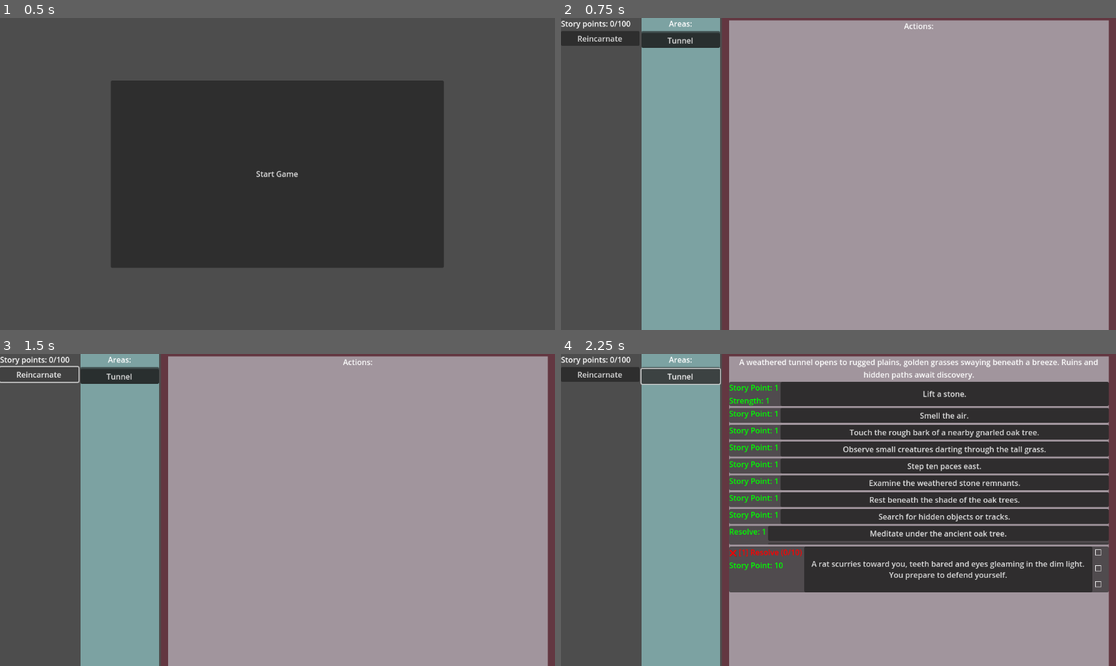
Above: before the commit, frames 1-4 (two rows, left to right).
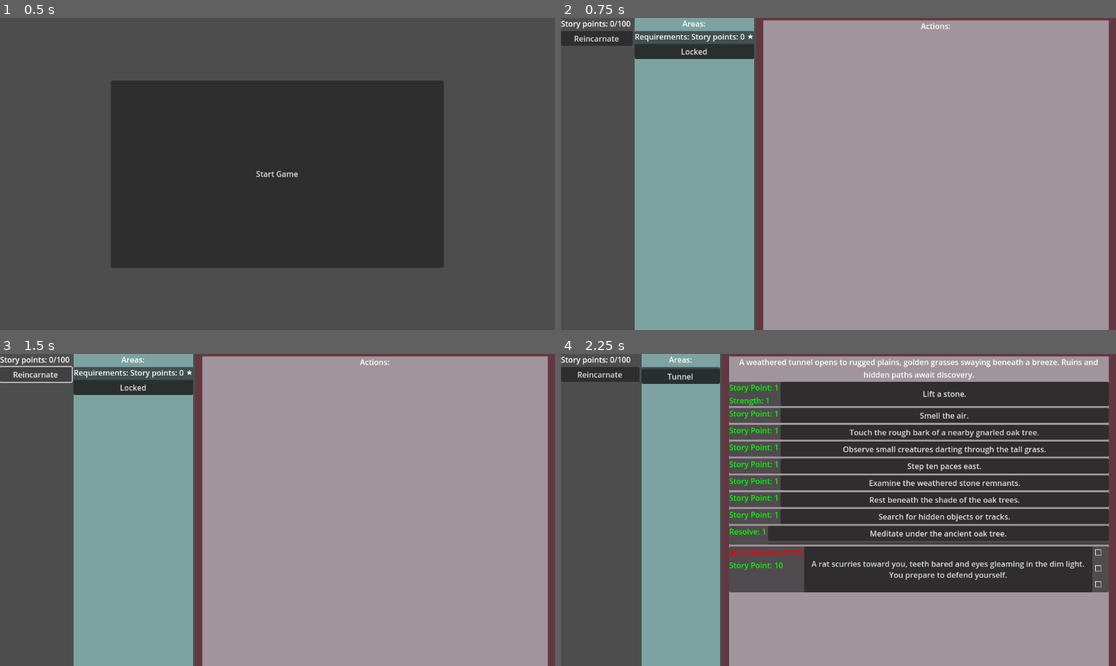
Above: after the commit, the same moments.

Repository: snipercup/Incremental-Chronicles
Game: Godot game, scene res://Scenes/main_menu.tscn
Two runs of this game, one before a commit and one after it. Both use one fixed random seed, a clock stepped at 60 frames per second and the inputs below.
Inputs:
- Up to frame 1 (0.5 s): no input
- Up to frame 2 (0.75 s): click "Start Game" at 0.5 s
- Up to frame 3 (1.5 s): click "Reincarnate" at 1.25 s
- Up to frame 4 (2.25 s): click "Tunnel" (after the commit: "Locked") at 2 s

Frame 1 is identical in both runs. In frame 2, 10% of the frame differs, in the area x 2-71%, y 0-100%; in frame 3, 10%; in frame 4, 0.1%.

Commit message:
Allow unlocking areas

Diff:
--- a/Area_data/tunnel_area.json
+++ b/Area_data/tunnel_area.json
@@ -95,6 +95,8 @@
 	  "story_text": "Examine the defeated rat."
 	}
   ],
-  "story_point_requirement": 0.0,
+  "requirements": {
+	"Story points": 0.0
+  },
   "tier": 1.0
 }
--- a/Scenes/incremental_chronicle.tscn
+++ b/Scenes/incremental_chronicle.tscn
@@ -82,7 +82,7 @@
 text = "Areas:"
 horizontal_alignment = 1
 
-[node name="AreaList" type="VBoxContainer" parent="MainWindow/AreasPanelContainer/AreasVBoxContainer" node_paths=PackedStringArray("action_list", "story_points_label")]
+[node name="AreaList" type="VBoxContainer" parent="MainWindow/AreasPanelContainer/AreasVBoxContainer" node_paths=PackedStringArray("action_list", "resource_manager")]
 layout_mode = 2
 size_flags_horizontal = 3
 size_flags_vertical = 3
@@ -90,7 +90,7 @@
 script = ExtResource("4_73alp")
 action_list = NodePath("../../../ActionsPanelContainer/ActionsVBoxContainer/ScrollContainer/ActionList")
 story_area_ui_scene = ExtResource("5_miw6j")
-story_points_label = NodePath("../../../PlayerStats/ResourceManager")
+resource_manager = NodePath("../../../PlayerStats/ResourceManager")
 
 [node name="ActionsPanelContainer" type="PanelContainer" parent="MainWindow"]
 layout_mode = 2
--- a/Scripts/storyarea/area_list.gd
+++ b/Scripts/storyarea/area_list.gd
@@ -6,7 +6,7 @@
 # Displays each action for an area
 @export var action_list: VBoxContainer = null
 @export var story_area_ui_scene: PackedScene = null
-@export var story_points_label: Label = null
+@export var resource_manager: Label = null
 
 var area_list: Array[StoryArea] # The data for each area
 signal area_created(area: StoryArea) # Signal to emit when an area is created
@@ -42,12 +42,10 @@
 func _on_area_pressed(control: Control) -> void:
 	var myarea: StoryArea = control.story_area
 	if myarea.get_state() == StoryArea.State.LOCKED:
-		var remaining_points: int = myarea.unlock_with_story_points(story_points_label.story_points)
-		if remaining_points == -1:
-			print("Tried to unlock area, but not enough points")
+		if not myarea.unlock_with_resources(resource_manager.resources):
+			print("Tried to unlock area, but not enough resources")
 			return
 		else:
-			story_points_label.set_story_points(remaining_points)
 			_refresh_area_list()
 	action_list.set_area(control.get_area())
 
@@ -76,8 +74,8 @@
 
 # Calculate the tier based on story points
 func _calculate_tier() -> int:
-	if story_points_label:
-		return min(story_points_label.story_points / 100, 1)
+	if resource_manager:
+		return min(resource_manager.story_points / 100, 1)
 	return 1
 
 # Create a StoryArea instance
--- a/Scripts/storyarea/story_area.gd
+++ b/Scripts/storyarea/story_area.gd
@@ -5,7 +5,9 @@
 #{
 #	"description": "A weathered tunnel opens onto the side of a rugged mountain, its jagged stone mouth framed by dark, m …(807 unchanged characters)…
 #	"name": "Tunnel",
-#	"story_point_requirement": 0.0,
+#	"requirements": {
+#		"Story points": 1.0
+#	 },
 #	"tier": 1.0
 #	"story_actions": [
 #		{
